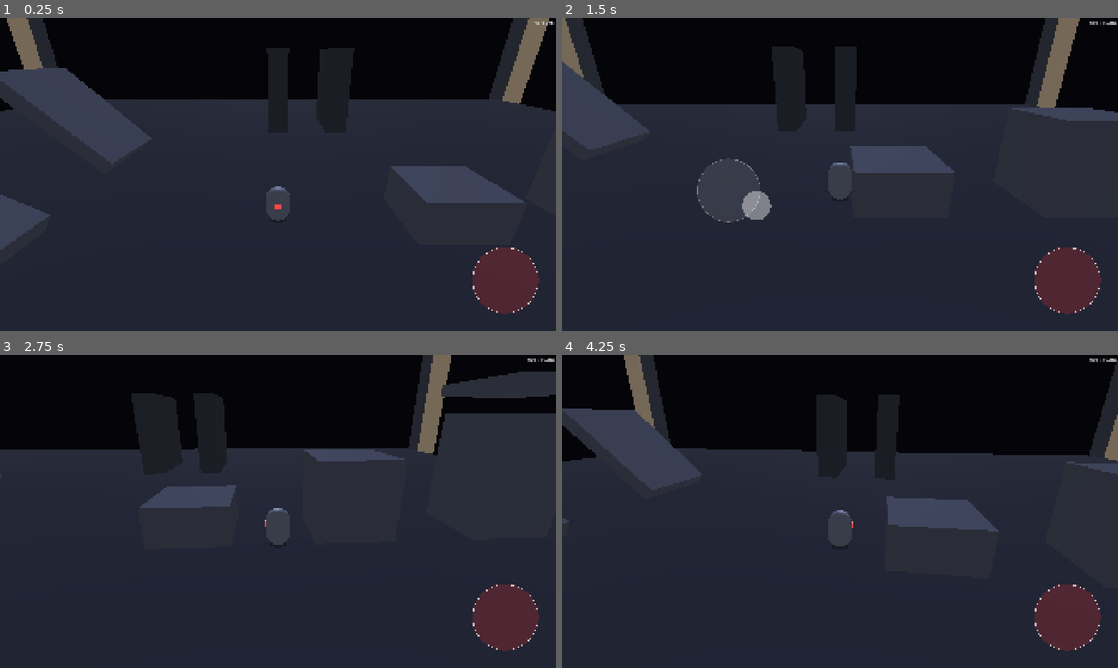
Above: before the commit, frames 1-4 (two rows, left to right).
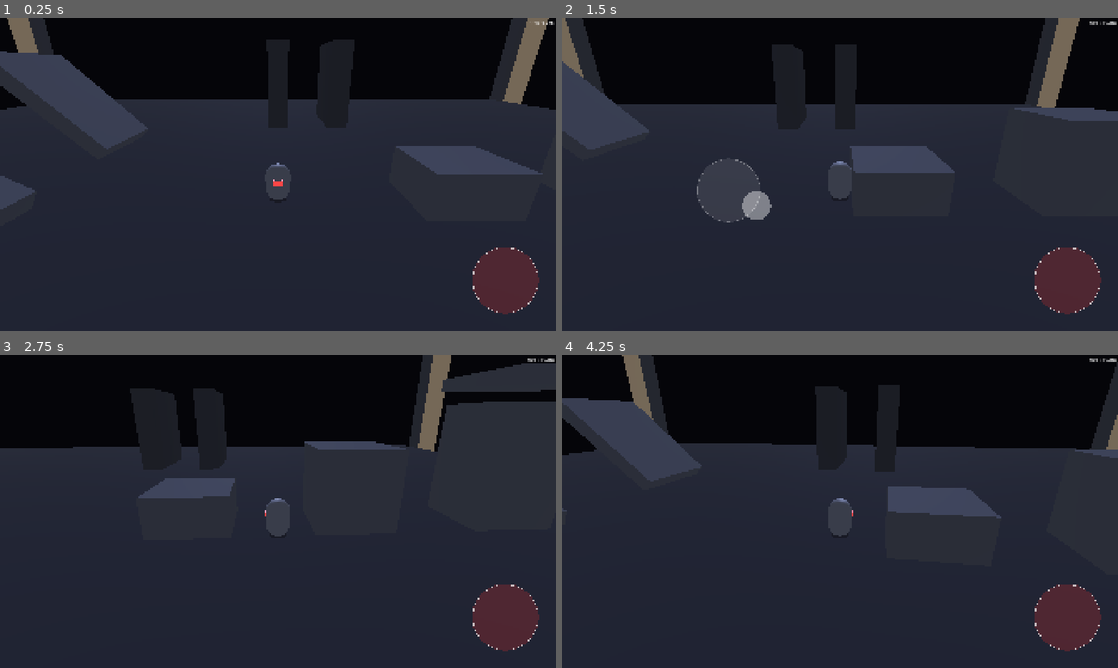
Above: after the commit, the same moments.

Repository: Adam-Vozzo/mobile-game-6
Game: Godot game, scene res://scenes/levels/feel_lab.tscn
Two runs of this game, one before a commit and one after it. Both use one fixed random seed, a clock stepped at 60 frames per second and the inputs below.
Inputs (mouse positions are in pixels of both pictures, inside the frame that each line leads up to):
- Up to frame 1 (0.25 s): no input
- Up to frame 2 (1.5 s): tap Enter at 0.5 s; move the mouse to (962, 158) at 0.52 s; hold Right (move_right) 0.53-1.25 s; hold Space (jump) 0.53-1.25 s; click (962, 158) at 0.67 s; drag from (728, 190) to (812, 237) at 1.27 s
- Up to frame 3 (2.75 s): move the mouse to (333, 442) at 2.02 s; hold Right (move_right) from 2.03 s (still down); hold Space (jump) from 2.03 s (still down)
- Up to frame 4 (4.25 s): release Right (move_right) at 2.75 s; release Space (jump) at 2.75 s; drag from (812, 574) to (673, 464) at 2.77 s; move the mouse to (1006, 558) at 3.52 s; hold Left (move_left) from 3.53 s (still down); hold Space (jump) from 3.53 s (still down)

The runs differ from the first frame. In frame 1, 6.7% of the frame differs, in the area x 0-100%, y 0-74%; in frame 2, 0.1%; in frame 3, 4.0%; in frame 4, 5.1%.

Commit message:
Camera: follow the fall (track Y below reference floor)
On-device follow-up to PR #67: "when the player starts falling onto
lower ground, lower the camera with the player, don't wait for them
to touch the ground to start moving."

The held band correctly covers normal jumps (player between reference
and apex) but treated falls below the reference identically — the
camera stayed pinned to the old tier while the player dropped through
the frame.

scripts/camera/camera_rig.gd:
- `_compute_effective_y` gains a third regime: when player.y <
  reference_floor_y, return player.y. Camera tracks descent 1:1 the
  instant the player drops below the held floor (walking off a ledge,
  pit drop, descending past the ledge after a jump).
- Strict `<` at the lower boundary — player landed exactly at reference
  stays in the hold branch (no one-frame oscillation when resting on
  the floor).
- `_conditional_fall_offset` extended in parallel: vertical-pull fires
  whenever the camera is in *any* Y-tracking regime (above apex OR
  below reference). Inside the held band, fall-pull stays disabled.

tests/test_controller_kinematics.gd:
- `_eff_y` mirror updated with the new branch.
- 9 new assertions in `_test_vertical_follow_ratchet`: small drop
  tracking (0.1 m), 1 m drop, 4 m drop into a pit, descent into
  negative Y, boundary strictness at player.y == reference,
  continuity across the lower boundary, monotonicity + 1:1 rate.

docs/DECISIONS.md:
- New ADR refining the 2026-05-12 ratchet. Three rejected alternatives
  (velocity gate, drop look-ahead, dead-band threshold).

Above-apex track-up and held-band-hold branches untouched. Composition
with reference-floor smoothing and the asymmetric position lerp is
unchanged — only the *target* has a new branch; smoothing layers apply
identically.

Co-Authored-By: Claude Opus 4.7 (1M context) <noreply@anthropic.com>

Diff:
--- a/scripts/camera/camera_rig.gd
+++ b/scripts/camera/camera_rig.gd
@@ -290,11 +290,19 @@
 	_reference_floor_y = lerpf(_reference_floor_y, player_y, t)
 
 
-# Vertical-follow ratchet: returns the Y the camera should track. Below the
-# apex band the camera holds at reference_floor_y; above it, the camera
-# tracks (player.y - apex_height) so the player sits roughly one apex-height
-# below the camera's natural baseline once they've cleared the threshold —
-# i.e. the camera lifts at the same rate as the player above apex.
+# Vertical-follow ratchet: returns the Y the camera should track. Three
+# regimes around the reference floor:
+#   1. player_y > reference + apex_band  → track up (player.y - band).
+#      Above-apex traversal (double-jump, wall-jump, vertical megastructure
+#      beats) still keeps the player in frame, lifting 1:1.
+#   2. player_y < reference              → track down (player.y).
+#      Walking off a ledge or falling into a pit: the camera follows the
+#      descent immediately rather than waiting for the player to touch a
+#      new floor before catching up. The asymmetric position lerp on top
+#      still smooths the actual motion.
+#   3. otherwise (in the held band)      → hold at reference_floor_y.
+#      Normal jumps that stay between the floor and the apex don't move
+#      the camera at all.
 func _compute_effective_y(player_y: float) -> float:
 	var apex_h := _get_target_apex_height() * apex_height_multiplier
 	if apex_h <= 0.0:
@@ -303,6 +311,8 @@
 	var apex_y := _reference_floor_y + apex_h
 	if player_y > apex_y:
 		return player_y - apex_h
+	if player_y < _reference_floor_y:
+		return player_y
 	return _reference_floor_y
 
 
@@ -317,16 +327,20 @@
 
 
 # Vertical-pull is the fall-aware camera drop that helps the player see
-# what's below. Only fires when the player is above the apex threshold —
-# otherwise the camera is held still by the ratchet and a fall pull would
-# yank it back down, re-introducing the vertical motion we removed.
+# what's below. Fires whenever the camera is in a Y-tracking regime —
+# either above the apex band (track-up) or below the reference floor
+# (track-down / falling). Inside the held band the camera is pinned and a
+# fall pull would yank it down off-baseline, re-introducing the vertical
+# motion the ratchet is removing.
 func _conditional_fall_offset(player_y: float, vel_y: float) -> float:
 	var apex_h := _get_target_apex_height() * apex_height_multiplier
 	if apex_h <= 0.0:
 		return _vertical_pull_offset(vel_y)
-	if player_y <= _reference_floor_y + apex_h:
-		return 0.0
-	return _vertical_pull_offset(vel_y)
+	if player_y > _reference_floor_y + apex_h:
+		return _vertical_pull_offset(vel_y)
+	if player_y < _reference_floor_y:
+		return _vertical_pull_offset(vel_y)
+	return 0.0
 
 
 # Drag rotates the camera around the effective target. Yaw orbits in the
--- a/tests/test_controller_kinematics.gd
+++ b/tests/test_controller_kinematics.gd
@@ -2530,6 +2530,40 @@
 	_ok("rate above apex: rises 1:1 with player.y (a 1 m rise → 1 m effective_y rise)",
 		_near(step2 - step1, 1.0))
 
+	# --- Below reference: camera tracks the fall 1:1 ---
+	# Walking off a ledge from reference Y=4 — as player falls, effective_y
+	# should follow down rather than stay pinned at the old reference.
+	_ok("fall: 0.1 m below reference (small drop, just leaving the ledge) → tracks",
+		_near(_eff_y(3.9, 4.0, snappy_apex, 1.0), 3.9))
+	_ok("fall: 1 m below reference → effective_y == 3.0",
+		_near(_eff_y(3.0, 4.0, snappy_apex, 1.0), 3.0))
+	_ok("fall: 4 m drop into a pit → effective_y == 0.0",
+		_near(_eff_y(0.0, 4.0, snappy_apex, 1.0), 0.0))
+	_ok("fall: below-reference branch also fires from reference 0 (descent into negative Y)",
+		_near(_eff_y(-2.0, 0.0, snappy_apex, 1.0), -2.0))
+
+	# --- Boundary at player.y == reference_floor: hold (not track) ---
+	# The check is strict `<`, so a player landed exactly at reference stays
+	# in the held branch. Prevents one-frame oscillation between hold/track
+	# when the player is at-rest on the reference floor.
+	_ok("at exactly reference_floor_y → hold (strict `<` boundary)",
+		_near(_eff_y(4.0, 4.0, snappy_apex, 1.0), 4.0))
+
+	# --- Continuity at the lower (reference-floor) boundary ---
+	# At reference, effective = reference. Just below, effective = epsilon-below.
+	var ref_above := _eff_y(4.0, 4.0, snappy_apex, 1.0)
+	var ref_below := _eff_y(3.9999, 4.0, snappy_apex, 1.0)
+	_ok("continuity at reference-floor boundary: |delta| < 0.001 across the threshold",
+		absf(ref_above - ref_below) < 0.001)
+
+	# --- Monotonicity below reference: as player falls, effective_y falls 1:1 ---
+	var fall1 := _eff_y(3.5, 4.0, snappy_apex, 1.0)
+	var fall2 := _eff_y(2.5, 4.0, snappy_apex, 1.0)
+	_ok("monotonicity below reference: effective_y at lower player.y is lower",
+		fall2 < fall1)
+	_ok("rate below reference: falls 1:1 with player.y (1 m drop → 1 m effective_y drop)",
+		_near(fall1 - fall2, 1.0))
+
 
 func _test_default_apex_height_formula() -> void:
 	## Documents player.gd::get_default_apex_height, which derives the camera
@@ -2580,14 +2614,17 @@
 # Helpers for the vertical-follow tests.
 
 func _eff_y(player_y: float, reference_floor_y: float, apex_h: float, multiplier: float) -> float:
-	## Mirror of camera_rig.gd::_compute_effective_y. Below apex_y the camera
-	## holds at reference; above, it tracks player.y - apex band.
+	## Mirror of camera_rig.gd::_compute_effective_y. Three regimes around
+	## the reference floor: track up (above apex band), track down (below
+	## reference, e.g. falling off a ledge), hold (inside the band).
 	var band := apex_h * multiplier
 	if band <= 0.0:
 		return player_y
 	var apex_y := reference_floor_y + band
 	if player_y > apex_y:
 		return player_y - band
+	if player_y < reference_floor_y:
+		return player_y
 	return reference_floor_y
 
 
Not shown, changed: docs/DECISIONS.md
